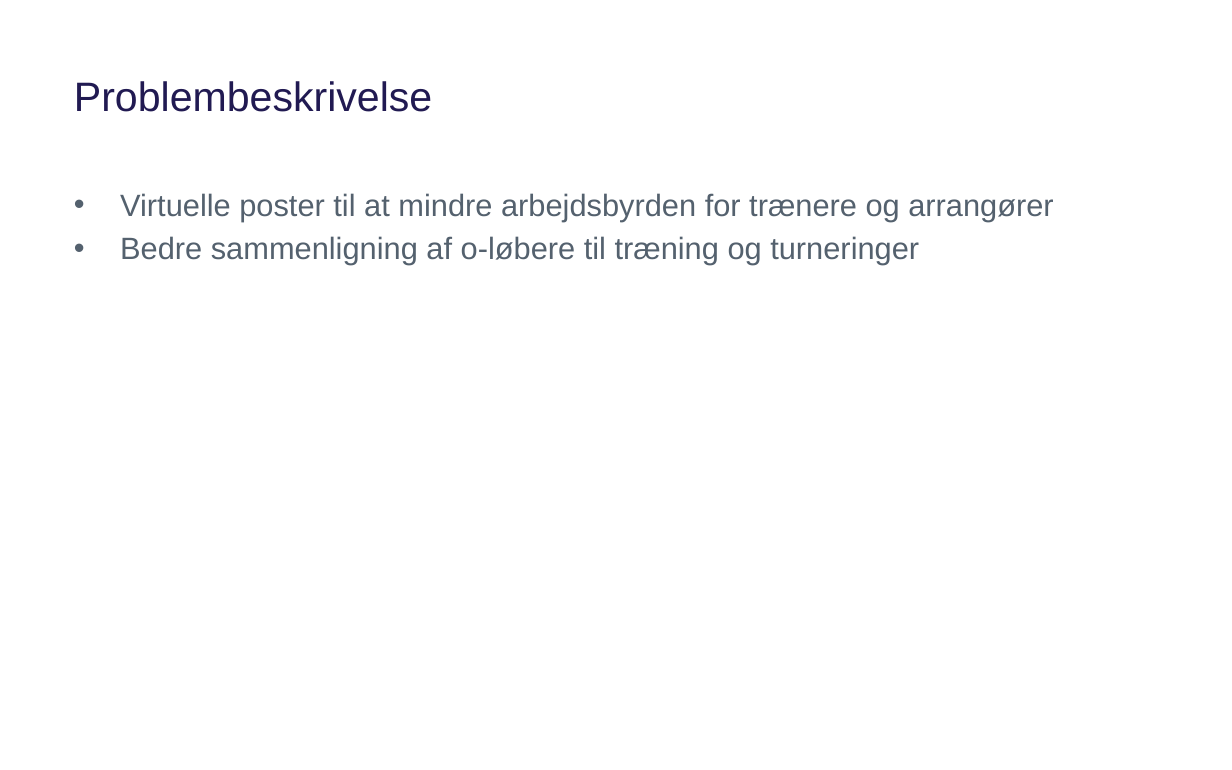
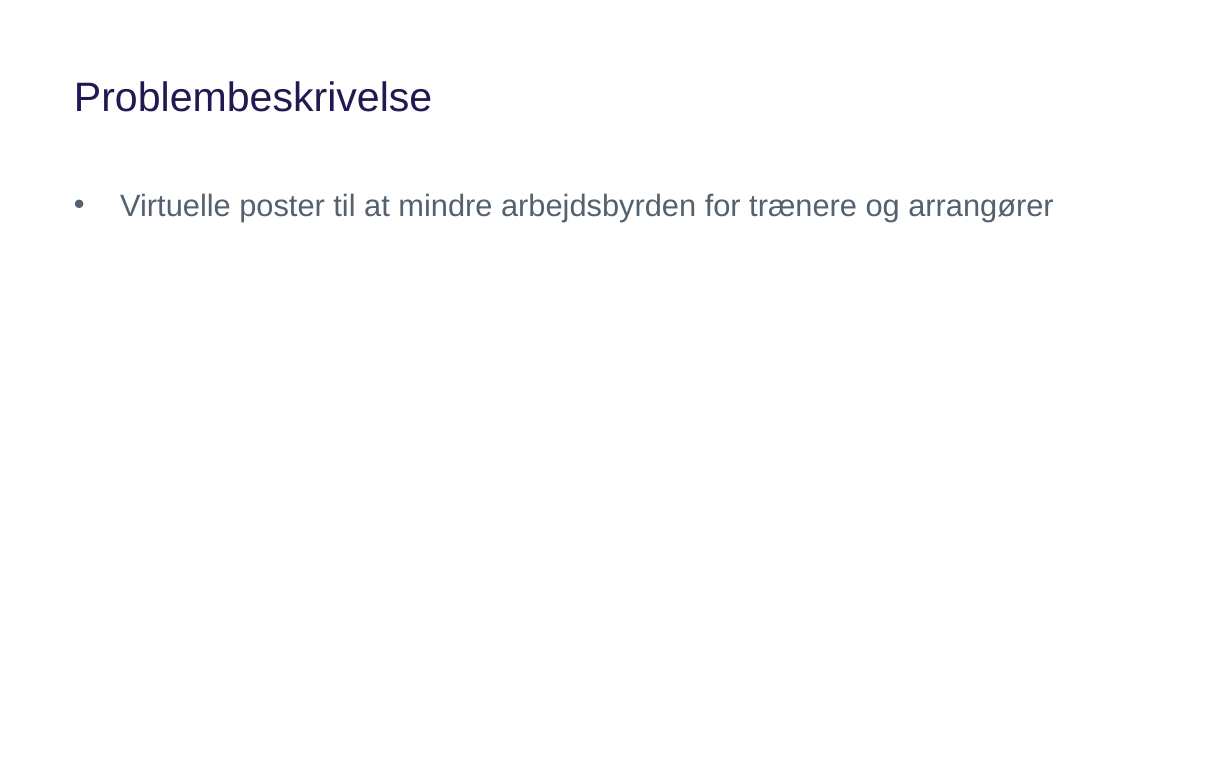
Before and after one commit to Haurum/P2, a slide deck: slide 5 of PP OT.pptx. Drawn at 1232x770 pixels with LibreOffice and Linux fonts; fonts in the diff are those of the drawing; background and template pictures are left out. Boxes give left, top, right and bottom in pixels: in the first picture for what was removed or moved away, otherwise in the second. Text is boxed around its words. In the diff, an @@ line names an element or a change of style, - is before the commit and + after.

```diff
--- a/PP OT.pptx
+++ b/PP OT.pptx
@@ text at (120, 236, 919, 265): paragraph removed @@
-• Bedre sammenligning af o-løbere til træning og turneringer
```
Also in this commit, not shown: 3 other slides changed.
